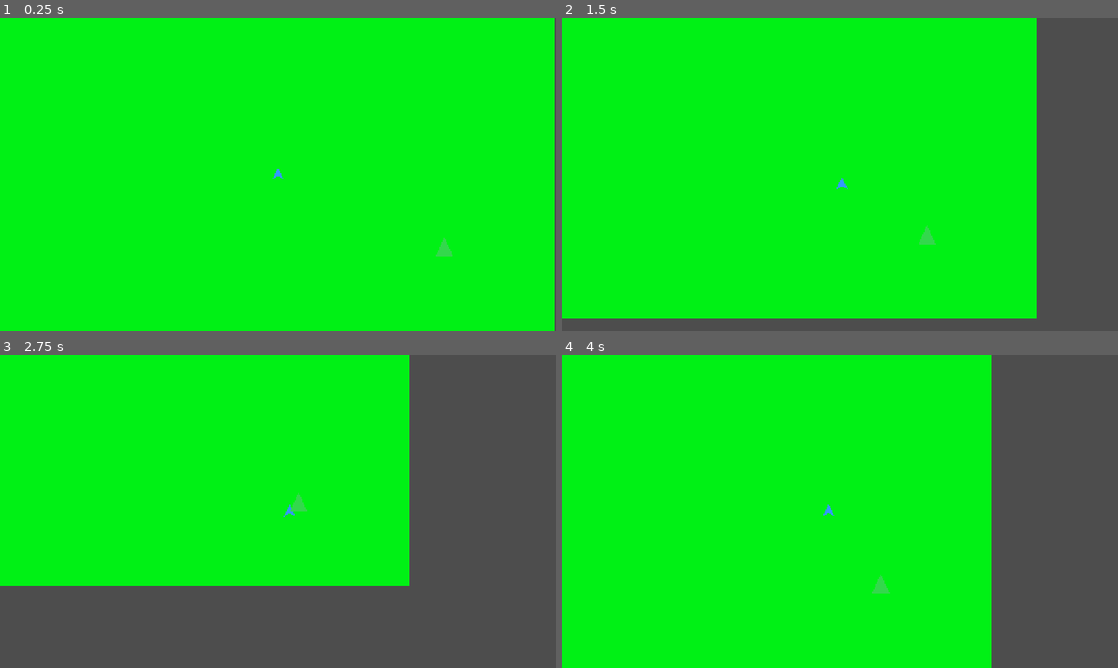
Above: before the commit, frames 1-4 (two rows, left to right).
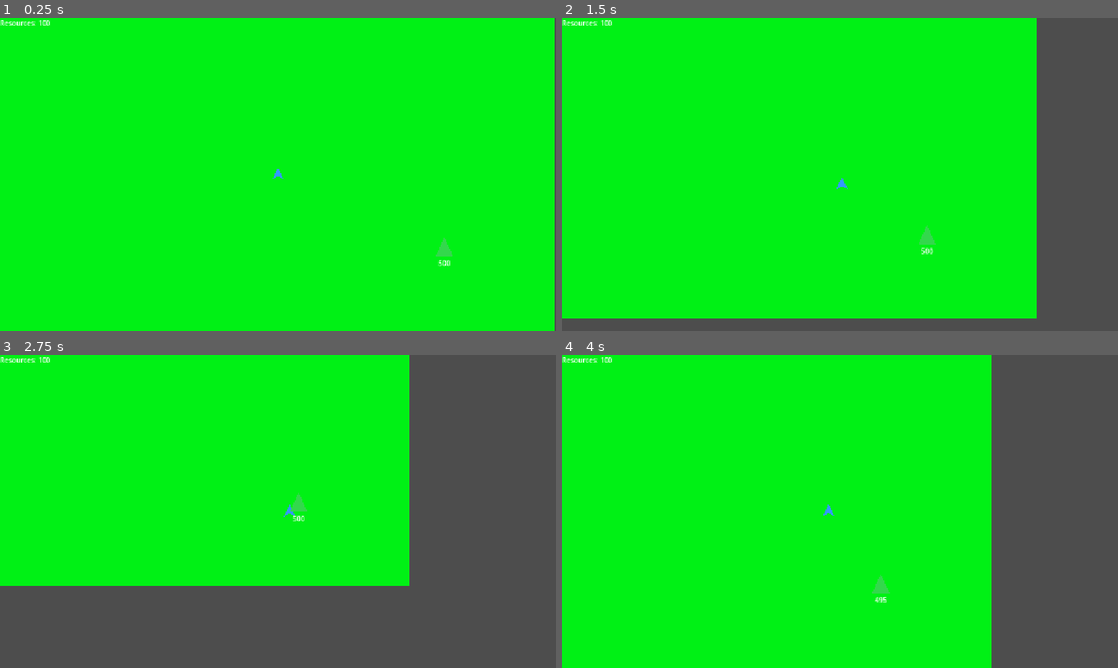
Above: after the commit, the same moments.

Repository: joe50115/Birb-Bunkers
Game: Godot game, scene res://game/main.tscn
The game is run twice, just before and just after one commit, with the same random seed, the same clock (stepped at 60 frames per second) and the same inputs.
Inputs (mouse positions are in pixels of both pictures, inside the frame that each line leads up to):
- Up to frame 1 (0.25 s): no input
- Up to frame 2 (1.5 s): tap Enter at 0.5 s; move the mouse to (962, 158) at 0.52 s; hold D 0.53-1.28 s; tap 1 at 0.6 s; click (962, 158) at 0.67 s; tap E at 0.8, 1.35 s; move the mouse to (728, 190) at 1.27 s; hold S from 1.28 s (still down); click (728, 190) at 1.42 s
- Up to frame 3 (2.75 s): tap 1 at 1.55, 2.1 s; move the mouse to (333, 442) at 2.02 s; release S at 2.03 s; hold D from 2.03 s (still down); click (333, 442) at 2.17 s; tap E at 2.3 s
- Up to frame 4 (4 s): move the mouse to (812, 574) at 2.77 s; release D at 2.78 s; hold W 2.78-3.53 s; tap E at 2.85, 3.8 s; click (812, 574) at 2.92 s; tap 1 at 3.05, 3.6 s; move the mouse to (1006, 558) at 3.52 s; hold A from 3.53 s (still down); click (1006, 558) at 3.67 s

The runs differ from the first frame. In frame 1, 0.1% of the frame differs, in the area x 0-81%, y 0-80%; in frame 2, 0.1%, in the area x 0-67%, y 0-76%; in frame 3, 0.1%; in frame 4, 0.1%.
Error before the commit: Invalid assignment of property or key 'text' with value of type 'String' on a base object of type 'null instance'. (res://game/entities/player/player.gd:19)

Commit message:
added hud to player

Diff:
--- a/game/entities/player/player.gd
+++ b/game/entities/player/player.gd
@@ -7,6 +7,7 @@
 # --- Resources ---
 var resources: int = 100
 signal resources_changed(new_amount: int)
+
 
 # Currently overlapping resource node (set by HarvestArea signals)
 var nearby_resource_node: Node = null
--- a/game/entities/player/player.tscn
+++ b/game/entities/player/player.tscn
@@ -1,13 +1,85 @@
 [gd_scene format=3 uid="uid://crs1uxb5mvmr6"]
 
 [ext_resource type="Script" uid="uid://b3g7h5hrwwbb0" path="res://game/entities/player/player.gd" id="1_a"]
-[ext_resource type="Script" uid="uid://djcccfr5gbniq" path="res://scripts/building_system.gd" id="2_b"]
 
 [sub_resource type="RectangleShape2D" id="RectangleShape2D_body"]
 size = Vector2(28, 28)
 
 [sub_resource type="CircleShape2D" id="CircleShape2D_harvest"]
 radius = 80.0
+
+[sub_resource type="GDScript" id="GDScript_1a4jd"]
+script/source = "extends Node2D
+
+
+# Attach this as a child of the Player node.
+@export var tower_scene: PackedScene
+@export var build_zone_path: NodePath  # points to this player's BuildZone Area2D
+
+var placing: bool = false
+var ghost: Node2D = null
+var player: Node = null
+
+
+func _ready() -> void:
+	player = get_parent()
+
+
+func _unhandled_key_input(event: InputEvent) -> void:
+	if not (event.pressed and not event.echo):
+		return
+	if event.physical_keycode == KEY_1:
+		_start_placing()
+	elif event.physical_keycode == KEY_ESCAPE:
+		_cancel_placing()
+
+
+func _start_placing() -> void:
+	if placing or not tower_scene:
+		return
+	placing = true
+	ghost = tower_scene.instantiate()
+	ghost.modulate = Color(1, 1, 1, 0.5)
+	get_tree().current_scene.add_child(ghost)
+
+
+func _cancel_placing() -> void:
+	placing = false
+	if ghost:
+		ghost.queue_free()
+		ghost = null
+
+
+func _process(_delta: float) -> void:
+	if placing and ghost:
+		ghost.global_position = get_global_mouse_position()
+
+
+func _unhandled_input(event: InputEvent) -> void:
+	if not placing or not (event is InputEventMouseButton) or not event.pressed:
+		return
+	if event.button_index == MOUSE_BUTTON_LEFT:
+		_confirm_placement()
+	elif event.button_index == MOUSE_BUTTON_RIGHT:
+		_cancel_placing()
+
+
+func _confirm_placement() -> void:
+	var pos: Vector2 = get_global_mouse_position()
+
+
+	var cost: int = 50
+	if ghost and \"cost\" in ghost:
+		cost = ghost.cost
+
+	if player and player.has_method(\"spend\") and player.spend(cost):
+		var placed: Node2D = tower_scene.instantiate()
+		placed.global_position = pos
+		get_tree().current_scene.add_child(placed)
+		_cancel_placing()
+	else:
+		print(\"Not enough resources\")
+"
 
 [node name="Player" type="CharacterBody2D" unique_id=1230792394]
 script = ExtResource("1_a")
@@ -24,12 +96,22 @@
 [node name="CollisionShape2D" type="CollisionShape2D" parent="HarvestArea" unique_id=1125258615]
 shape = SubResource("CircleShape2D_harvest")
 
-[node name="Camera2D" type="Camera2D" parent="."]
+[node name="Camera2D" type="Camera2D" parent="." unique_id=1237436051]
 position_smoothing_enabled = true
 position_smoothing_speed = 8.0
 
 [node name="BuildingSystem" type="Node2D" parent="." unique_id=1729367934]
-script = ExtResource("2_b")
+script = SubResource("GDScript_1a4jd")
+
+[node name="HUD" type="CanvasLayer" parent="." unique_id=2074799978]
+
+[node name="HarvestPrompt" type="Label" parent="HUD" unique_id=1205909987]
+offset_right = 40.0
+offset_bottom = 23.0
+
+[node name="ResourceLabel" type="Label" parent="HUD" unique_id=1963165112]
+offset_right = 40.0
+offset_bottom = 23.0
 
 [connection signal="area_entered" from="HarvestArea" to="." method="_on_harvest_area_area_entered"]
 [connection signal="area_exited" from="HarvestArea" to="." method="_on_harvest_area_area_exited"]
--- /dev/null
+++ b/game/entities/recources/resource_node.gd
@@ -0,0 +1,34 @@
+extends Area2D
+class_name ResourceNode
+
+@export var max_resources: int = 500
+@export var harvest_amount: int = 10
+@export var regen_per_second: float = 5.0
+
+var current_resources: float
+
+@onready var label: Label = $Label  # optional child Label to show remaining amount
+
+
+func _ready() -> void:
+	add_to_group("resource_node")
+	current_resources = max_resources
+	_update_label()
+
+
+func _process(delta: float) -> void:
+	if current_resources < max_resources:
+		current_resources = min(max_resources, current_resources + regen_per_second * delta)
+		_update_label()
+
+
+func harvest() -> int:
+	var amount: int = min(harvest_amount, int(current_resources))
+	current_resources -= amount
+	_update_label()
+	return amount
+
+
+func _update_label() -> void:
+	if label:
+		label.text = str(int(current_resources))
--- a/game/entities/recources/resource_node.tscn
+++ b/game/entities/recources/resource_node.tscn
@@ -1,23 +1,24 @@
 [gd_scene format=3 uid="uid://dq4n8p7xvr2m1"]
 
-[ext_resource type="Script" uid="uid://b6thdb8telafi" path="res://scripts/resource_node.gd" id="1_a"]
+[ext_resource type="Script" path="res://game/entities/recources/resource_node.gd" id="1_a"]
 
 [sub_resource type="CircleShape2D" id="CircleShape2D_1"]
-radius = 24.0
+radius = 24.020824
 
-[node name="ResourceNode" type="Area2D"]
+[node name="ResourceNode" type="Area2D" unique_id=1666244487]
 script = ExtResource("1_a")
 
-[node name="Visual" type="Polygon2D" parent="."]
+[node name="Visual" type="Polygon2D" parent="." unique_id=1126903739]
 color = Color(0.2, 0.85, 0.3, 1)
 polygon = PackedVector2Array(-20, 20, 0, -24, 20, 20)
 
-[node name="CollisionShape2D" type="CollisionShape2D" parent="."]
+[node name="CollisionShape2D" type="CollisionShape2D" parent="." unique_id=283367977]
 shape = SubResource("CircleShape2D_1")
 
-[node name="Label" type="Label" parent="."]
+[node name="Label" type="Label" parent="." unique_id=723850810]
 offset_left = -20.0
 offset_top = 24.0
 offset_right = 20.0
-offset_bottom = 40.0
+offset_bottom = 47.0
+text = "stuff"
 horizontal_alignment = 1
Not shown, added: game/entities/recources/resource_node.gd.uid
